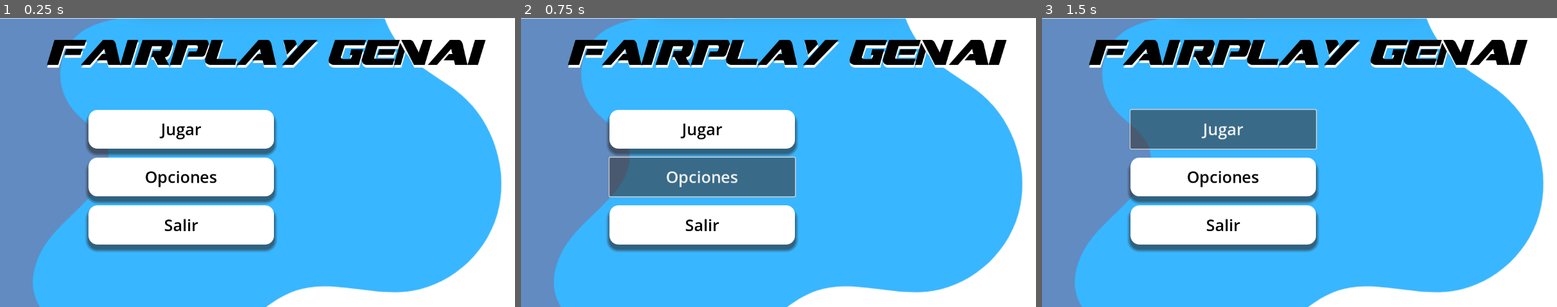
Above: before the commit, frames 1-3 (left to right).
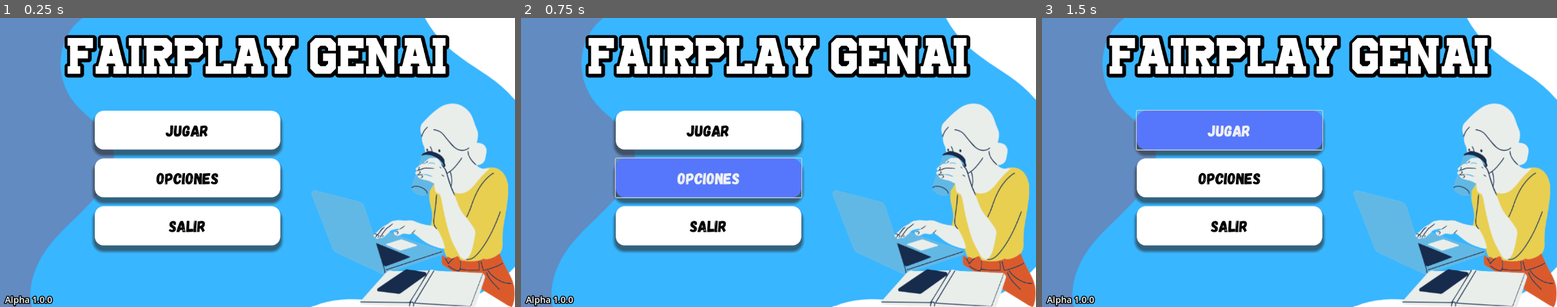
Above: after the commit, the same moments.

Repository: pperezsilva/FairPlayGenAi
Game: Godot game, scene res://escenas/menu.tscn
Two runs of this game, one before a commit and one after it. Both use one fixed random seed, a clock stepped at 60 frames per second and the inputs below.
Inputs:
- Up to frame 1 (0.25 s): no input
- Up to frame 2 (0.75 s): click "Opciones" at 0.5 s
- Up to frame 3 (1.5 s): click "Jugar" at 1.25 s

The runs differ from the first frame. In frame 1, 33% of the frame differs, in the area x 0-100%, y 0-100%; in frame 2, 37%; in frame 3, 37%.

Commit message:
Mejora a la interfaz del menu principal del juego e implementacion de nuevos assets

Diff:
--- a/escenas/menu.tscn
+++ b/escenas/menu.tscn
@@ -1,13 +1,34 @@
-[gd_scene load_steps=5 format=3 uid="uid://cqwato8424667"]
+[gd_scene load_steps=8 format=3 uid="uid://cqwato8424667"]
 
-[ext_resource type="Texture2D" uid="uid://c3aj11h44misn" path="res://imagenes/menuBackground.png" id="1_vdanu"]
-[ext_resource type="FontFile" uid="uid://b35kvrse3i50k" path="res://fuentes/Dream MMA.ttf" id="2_d7r87"]
+[ext_resource type="Texture2D" uid="uid://cai6t48xppxof" path="res://imagenes/BackgroundMenu00.png" id="1_2owot"]
+[ext_resource type="FontFile" uid="uid://crl5bcgo6l6mb" path="res://fuentes/Gagalin-Regular.otf" id="2_6cq3m"]
+[ext_resource type="FontFile" uid="uid://cau71hgpl3dy3" path="res://fuentes/University.otf" id="3_5t3kx"]
 
 [sub_resource type="StyleBoxTexture" id="StyleBoxTexture_d7r87"]
-texture = ExtResource("1_vdanu")
+texture = ExtResource("1_2owot")
 
-[sub_resource type="StyleBoxFlat" id="StyleBoxFlat_puob0"]
+[sub_resource type="StyleBoxFlat" id="StyleBoxFlat_2owot"]
 bg_color = Color(1, 1, 1, 1)
+corner_radius_top_left = 20
+corner_radius_top_right = 20
+corner_radius_bottom_right = 20
+corner_radius_bottom_left = 20
+shadow_color = Color(0.16565639, 0.16565642, 0.16565639, 0.6)
+shadow_size = 8
+shadow_offset = Vector2(0, 10)
+
+[sub_resource type="StyleBoxFlat" id="StyleBoxFlat_6cq3m"]
+bg_color = Color(0.1206748, 0.25126573, 0.5113907, 1)
+corner_radius_top_left = 20
+corner_radius_top_right = 20
+corner_radius_bottom_right = 20
+corner_radius_bottom_left = 20
+shadow_color = Color(0.16565639, 0.16565642, 0.16565639, 0.6)
+shadow_size = 8
+shadow_offset = Vector2(0, 10)
+
+[sub_resource type="StyleBoxFlat" id="StyleBoxFlat_5t3kx"]
+bg_color = Color(0.3397218, 0.46705186, 0.9834669, 1)
 corner_radius_top_left = 20
 corner_radius_top_right = 20
 corner_radius_bottom_right = 20
@@ -40,55 +61,74 @@
 anchor_top = 0.5
 anchor_right = 0.5
 anchor_bottom = 0.5
-offset_left = -378.0
-offset_top = -118.0
-offset_right = 37.0
-offset_bottom = 184.0
+offset_left = -364.0
+offset_top = -116.0
+offset_right = 51.0
+offset_bottom = 186.0
 grow_horizontal = 2
 grow_vertical = 2
 theme_override_constants/separation = 20
 
-[node name="Button" type="Button" parent="VBoxContainer"]
+[node name="btnJugar" type="Button" parent="VBoxContainer"]
 layout_mode = 2
 size_flags_vertical = 3
 theme_override_colors/font_color = Color(0, 0, 0, 1)
+theme_override_fonts/font = ExtResource("2_6cq3m")
 theme_override_font_sizes/font_size = 36
-theme_override_styles/normal = SubResource("StyleBoxFlat_puob0")
+theme_override_styles/normal = SubResource("StyleBoxFlat_2owot")
+theme_override_styles/pressed = SubResource("StyleBoxFlat_6cq3m")
+theme_override_styles/hover = SubResource("StyleBoxFlat_5t3kx")
 text = "Jugar"
 
-[node name="Button2" type="Button" parent="VBoxContainer"]
+[node name="btnOpciones" type="Button" parent="VBoxContainer"]
 layout_mode = 2
 size_flags_vertical = 3
 theme_override_colors/font_color = Color(0, 0, 0, 1)
+theme_override_fonts/font = ExtResource("2_6cq3m")
 theme_override_font_sizes/font_size = 36
-theme_override_styles/normal = SubResource("StyleBoxFlat_puob0")
+theme_override_styles/normal = SubResource("StyleBoxFlat_2owot")
+theme_override_styles/pressed = SubResource("StyleBoxFlat_6cq3m")
+theme_override_styles/hover = SubResource("StyleBoxFlat_5t3kx")
 text = "Opciones"
 
-[node name="Button3" type="Button" parent="VBoxContainer"]
+[node name="btnSalir" type="Button" parent="VBoxContainer"]
 layout_mode = 2
 size_flags_vertical = 3
 theme_override_colors/font_color = Color(0, 0, 0, 1)
+theme_override_fonts/font = ExtResource("2_6cq3m")
 theme_override_font_sizes/font_size = 36
-theme_override_styles/normal = SubResource("StyleBoxFlat_puob0")
+theme_override_styles/normal = SubResource("StyleBoxFlat_2owot")
+theme_override_styles/pressed = SubResource("StyleBoxFlat_6cq3m")
+theme_override_styles/hover = SubResource("StyleBoxFlat_5t3kx")
 text = "Salir
 "
 
-[node name="Label" type="Label" parent="."]
+[node name="lblTitulo" type="Label" parent="."]
 layout_mode = 1
-anchors_preset = 8
+anchors_preset = 5
 anchor_left = 0.5
-anchor_top = 0.5
 anchor_right = 0.5
-anchor_bottom = 0.5
-offset_left = -471.0
-offset_top = -279.0
-offset_right = 502.0
-offset_bottom = -199.0
+offset_left = -486.0
+offset_top = 27.0
+offset_right = 487.0
+offset_bottom = 137.0
 grow_horizontal = 2
-grow_vertical = 2
-theme_override_colors/font_color = Color(0, 0, 0, 1)
-theme_override_colors/font_shadow_color = Color(1, 1, 1, 1)
-theme_override_constants/shadow_offset_y = 6
-theme_override_fonts/font = ExtResource("2_d7r87")
+theme_override_colors/font_color = Color(1, 1, 1, 1)
+theme_override_colors/font_shadow_color = Color(0, 0, 0, 1)
+theme_override_constants/shadow_outline_size = 30
+theme_override_fonts/font = ExtResource("3_5t3kx")
 theme_override_font_sizes/font_size = 80
 text = "fairplay genai"
+horizontal_alignment = 1
+
+[node name="lblVersion" type="Label" parent="."]
+layout_mode = 0
+offset_left = 11.0
+offset_top = 617.0
+offset_right = 96.0
+offset_bottom = 640.0
+theme_override_colors/font_color = Color(1, 1, 1, 1)
+theme_override_colors/font_outline_color = Color(0, 0, 0, 1)
+theme_override_constants/outline_size = 9
+theme_override_font_sizes/font_size = 20
+text = "Alpha 1.0.0"
--- a/project.godot
+++ b/project.godot
@@ -14,3 +14,7 @@
 run/main_scene="uid://cqwato8424667"
 config/features=PackedStringArray("4.5", "Forward Plus")
 config/icon="res://imagenes/icon.svg"
+
+[display]
+
+mouse_cursor/custom_image="uid://dmg5rqrl4023k"
Binary file added: fuentes/Gagalin-Regular.otf
Not shown, added: fuentes/Gagalin-Regular.otf.import
Binary file added: imagenes/BackgroundMenu00.png
Not shown, added: imagenes/BackgroundMenu00.png.import
Binary file added: imagenes/BlankDocument.png
Not shown, added: imagenes/BlankDocument.png.import
Binary file added: imagenes/CarpetaLlena.png
Not shown, added: imagenes/CarpetaLlena.png.import
Binary file added: imagenes/CarpetaVacia.png
Not shown, added: imagenes/CarpetaVacia.png.import
Binary file added: imagenes/DIA.png
Not shown, added: imagenes/DIA.png.import
(and 12 more such lines)
